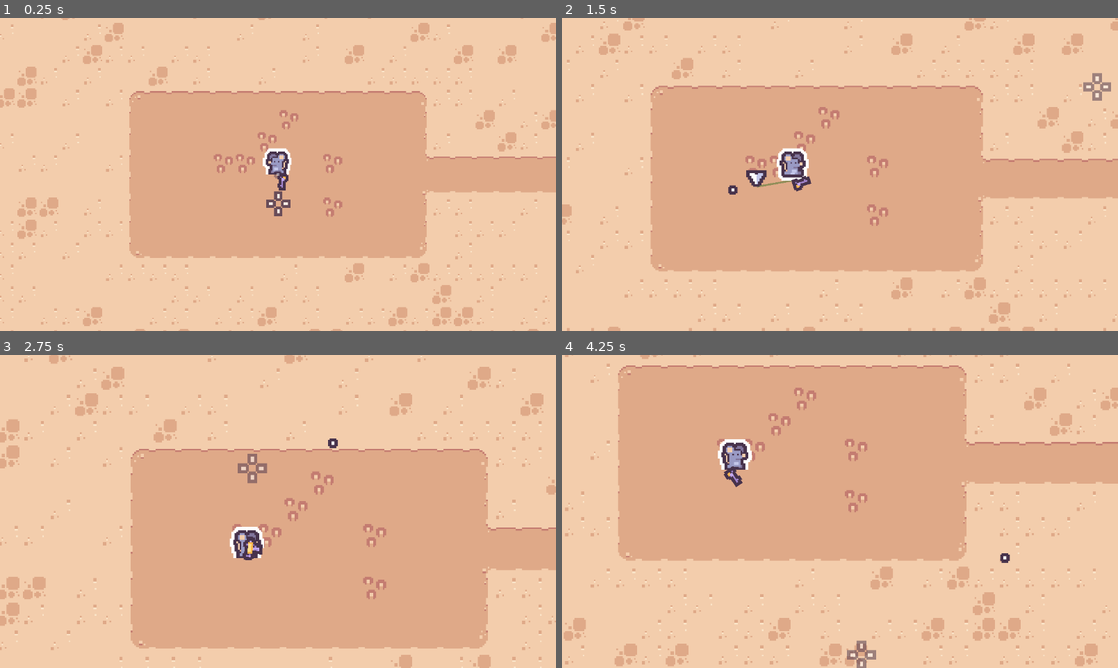
Above: before the commit, frames 1-4 (two rows, left to right).
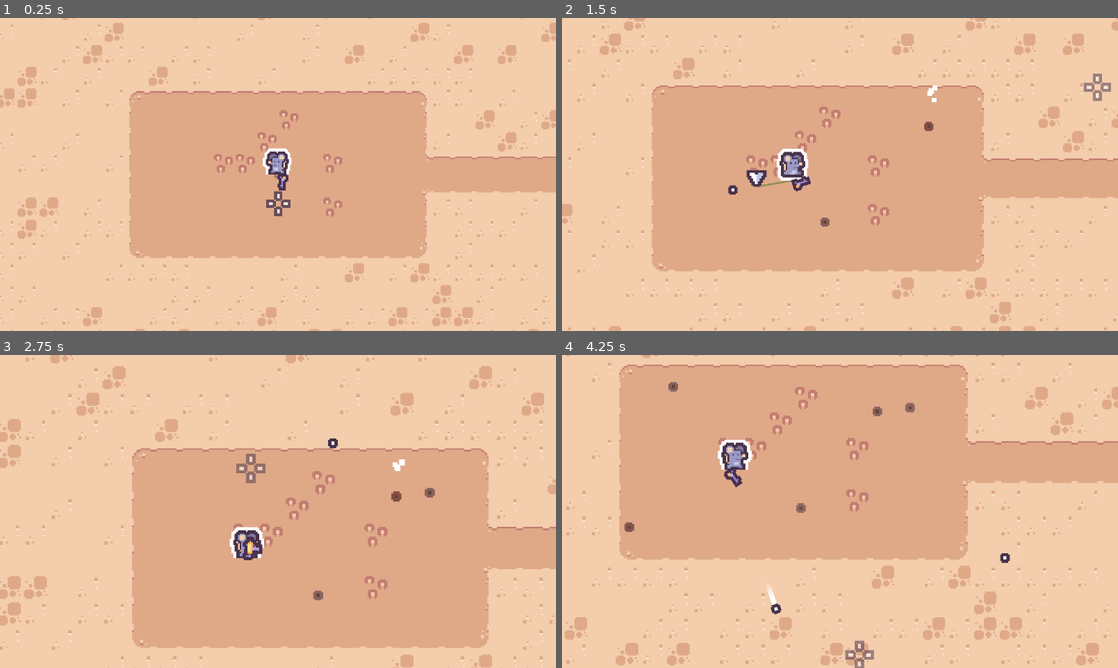
Above: after the commit, the same moments.

Repository: johnreybacal/desert-impasse
Game: Godot game, scene res://scenes/game.tscn
The game is run twice, just before and just after one commit, with the same random seed, the same clock (stepped at 60 frames per second) and the same inputs.
Inputs (mouse positions are in pixels of both pictures, inside the frame that each line leads up to):
- Up to frame 1 (0.25 s): no input
- Up to frame 2 (1.5 s): tap Enter at 0.5 s; move the mouse to (962, 158) at 0.52 s; press the mouse at (962, 158) at 0.53 s; move the mouse to (728, 190) at 1.27 s; release the mouse at (728, 190) at 1.28 s; right-click (728, 190) at 1.35 s
- Up to frame 3 (2.75 s): click (166, 527) at 1.55 s; move the mouse to (333, 442) at 2.02 s; hold Mouse wheel down (switch_weapon_down) from 2.03 s (still down); click (333, 442) at 2.3 s
- Up to frame 4 (4.25 s): move the mouse to (812, 574) at 2.77 s; release Mouse wheel down (switch_weapon_down) at 2.78 s; tap Mouse wheel up (switch_weapon_up) at 2.85 s; click (812, 574) at 3.05 s; move the mouse to (1006, 558) at 3.52 s; press the mouse at (1006, 558) at 3.53 s

The runs differ from the first frame. In frame 1, less than 0.1% of the frame differs, in the area x 49-51%, y 48-52%; in frame 2, 2.3%; in frame 3, 3.1%; in frame 4, 4.2%, in the area x 0-100%, y 0-100%.

Commit message:
bullet distance travelled, impact, impact particles

Diff:
--- /dev/null
+++ b/scenes/bullet_impact.tscn
@@ -0,0 +1,55 @@
+[gd_scene load_steps=6 format=3 uid="uid://b122je5ey2wka"]
+
+[ext_resource type="Texture2D" uid="uid://c7fvinmimrndj" path="res://assets/sprites/bullet_impact.png" id="1_0uwed"]
+[ext_resource type="Script" uid="uid://duc2big6lxiew" path="res://scripts/bullet_impact.gd" id="2_cc8qb"]
+
+[sub_resource type="Animation" id="Animation_cc8qb"]
+resource_name = "default"
+length = 10.0
+tracks/0/type = "value"
+tracks/0/imported = false
+tracks/0/enabled = true
+tracks/0/path = NodePath(".:modulate")
+tracks/0/interp = 1
+tracks/0/loop_wrap = true
+tracks/0/keys = {
+"times": PackedFloat32Array(0, 1, 10),
+"transitions": PackedFloat32Array(1, 1.9318737, 1),
+"update": 0,
+"values": [Color(0.9411765, 0, 0, 0.5882353), Color(1, 1, 1, 0.5882353), Color(1, 1, 1, 0)]
+}
+
+[sub_resource type="Animation" id="Animation_a0uvq"]
+length = 0.001
+tracks/0/type = "value"
+tracks/0/imported = false
+tracks/0/enabled = true
+tracks/0/path = NodePath(".:modulate")
+tracks/0/interp = 1
+tracks/0/loop_wrap = true
+tracks/0/keys = {
+"times": PackedFloat32Array(0),
+"transitions": PackedFloat32Array(1),
+"update": 0,
+"values": [Color(1, 0.7176471, 0.14901961, 1)]
+}
+
+[sub_resource type="AnimationLibrary" id="AnimationLibrary_uht1g"]
+_data = {
+&"RESET": SubResource("Animation_a0uvq"),
+&"default": SubResource("Animation_cc8qb")
+}
+
+[node name="BulletImpact" type="Sprite2D"]
+modulate = Color(1, 0.7176471, 0.14901961, 1)
+z_index = 4
+texture = ExtResource("1_0uwed")
+script = ExtResource("2_cc8qb")
+
+[node name="AnimationPlayer" type="AnimationPlayer" parent="."]
+libraries = {
+&"": SubResource("AnimationLibrary_uht1g")
+}
+autoplay = "default"
+
+[connection signal="animation_finished" from="AnimationPlayer" to="." method="_on_animation_player_animation_finished"]
--- /dev/null
+++ b/scenes/bullet_impact_particle.tscn
@@ -0,0 +1,21 @@
+[gd_scene load_steps=2 format=3 uid="uid://2c13evalr718"]
+
+[sub_resource type="ParticleProcessMaterial" id="ParticleProcessMaterial_ahw10"]
+particle_flag_disable_z = true
+direction = Vector3(0, -1, 0)
+spread = 10.0
+initial_velocity_min = 75.0
+initial_velocity_max = 100.0
+gravity = Vector3(0, 98, 0)
+scale_min = 2.0
+scale_max = 4.0
+
+[node name="BulletImpactParticle" type="GPUParticles2D"]
+z_index = 6
+amount = 4
+lifetime = 0.75
+interp_to_end = 0.1
+explosiveness = 0.9
+process_material = SubResource("ParticleProcessMaterial_ahw10")
+
+[connection signal="finished" from="." to="." method="queue_free"]
--- a/scenes/player.tscn
+++ b/scenes/player.tscn
@@ -80,7 +80,7 @@
 radius = 14.035668
 
 [node name="Player" type="CharacterBody2D" groups=["player"]]
-z_index = 5
+z_index = 10
 motion_mode = 1
 script = ExtResource("1_g2els")
 
--- a/scripts/bullet.gd
+++ b/scripts/bullet.gd
@@ -1,11 +1,34 @@
 extends Area2D
 class_name Bullet
 
-var bullet_speed = 1000
+var bullet_speed = 500
 var direction: Vector2
+var distance_travelled: float
+var max_distance: float
+var initial_position: Vector2
+
+var impact_particle_scene := preload("res://scenes/bullet_impact_particle.tscn")
+var bullet_impact_scene := preload("res://scenes/bullet_impact.tscn")
+
+func _ready() -> void:
+    initial_position = position
 
 func _process(delta: float) -> void:
     position += direction * bullet_speed * delta
+    distance_travelled = position.distance_to(initial_position)
+    if distance_travelled >= max_distance:
+        var particle: GPUParticles2D = impact_particle_scene.instantiate()
+        var bullet_impact = bullet_impact_scene.instantiate()
+
+        get_parent().add_child(particle)
+        get_parent().add_child(bullet_impact)
+        particle.position = position
+        particle.one_shot = true
+        particle.emitting = true
+
+        bullet_impact.position = position
+
+        queue_free()
 
 func _on_visible_on_screen_notifier_2d_screen_exited() -> void:
     queue_free()
--- /dev/null
+++ b/scripts/bullet_impact.gd
@@ -0,0 +1,5 @@
+extends Sprite2D
+
+
+func _on_animation_player_animation_finished(_anim_name: StringName) -> void:
+	queue_free()
--- a/scripts/gun.gd
+++ b/scripts/gun.gd
@@ -59,13 +59,16 @@
     var bullet: Bullet = bullet_scene.instantiate()
 
     # rotation
-    var direction := global_position.direction_to(target.position).angle()
+    var direction := marker_2d.global_position.direction_to(target.position).angle()
+    var distance := marker_2d.global_position.distance_to(target.position)
     # var spread_multiplier = randfn(.5, 1.5)
     print("spread: ", spread)
     var spread_rad := deg_to_rad(spread * (2 if apply_spread_penalty else 1))
 
     direction = randfn(direction, spread_rad)
+    distance = randfn(distance - SPREAD, SPREAD)
 
+    bullet.max_distance = distance
     bullet.position = marker_2d.global_position
     bullet.direction = Vector2.RIGHT.rotated(direction)
     bullet.rotation = direction
Binary file added: assets/sprites/bullet_impact.png
Not shown, added: assets/sprites/bullet_impact.png.import
Not shown, added: scripts/bullet_impact.gd.uid
